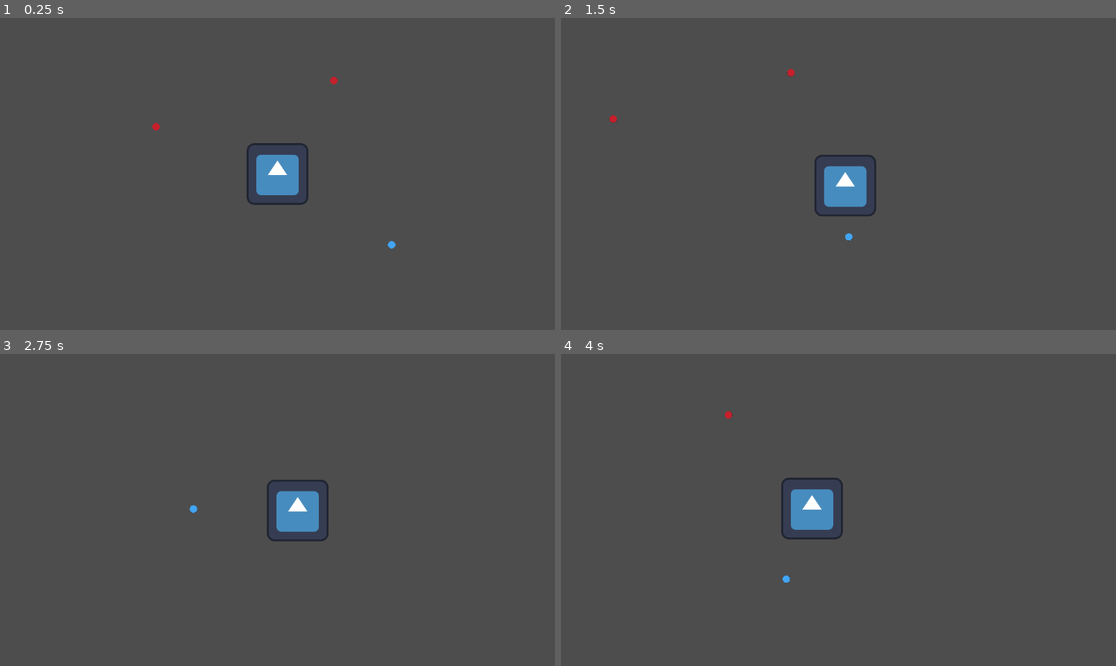
Above: before the commit, frames 1-4 (two rows, left to right).
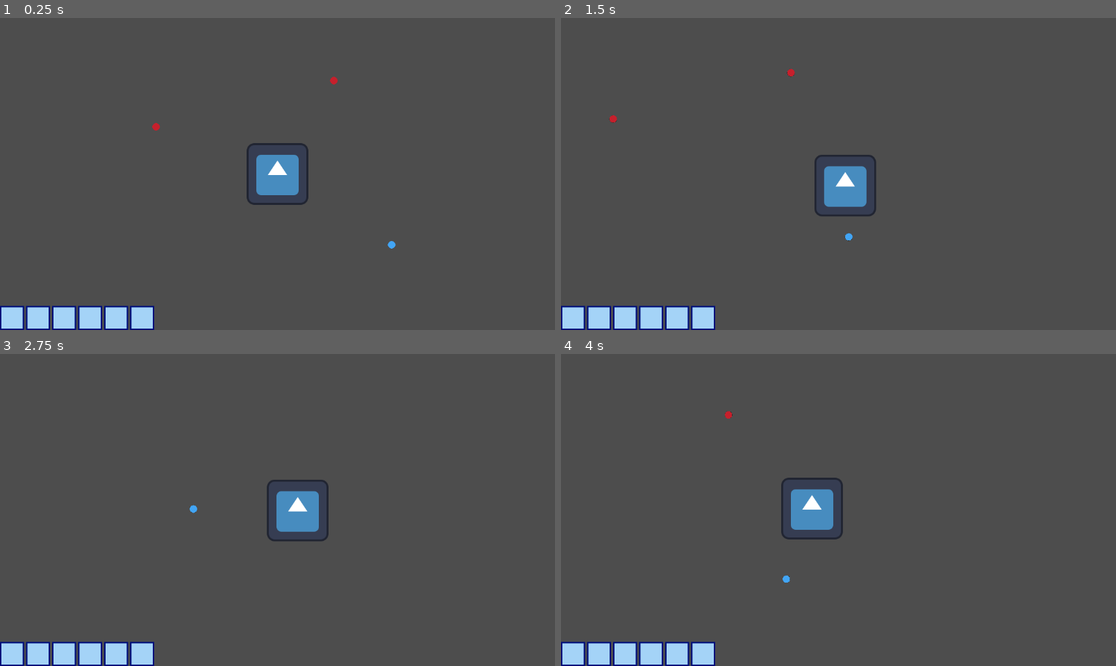
Above: after the commit, the same moments.

Repository: Pkb-Codes/zekome
Game: Godot game, scene res://Dev_sandboxes/dev_bhargav.tscn
The game is run twice, just before and just after one commit, with the same random seed, the same clock (stepped at 60 frames per second) and the same inputs. The engine's default icon, where the game draws it, is replaced by a stand-in: a white triangle on a blue panel in a dark square.
Inputs (mouse positions are in pixels of both pictures, inside the frame that each line leads up to):
- Up to frame 1 (0.25 s): no input
- Up to frame 2 (1.5 s): tap Enter at 0.5 s; move the mouse to (960, 158) at 0.52 s; hold Right (ui_right) 0.53-1.28 s; tap Space (Dash) at 0.6, 1.35 s; move the mouse to (727, 189) at 1.27 s; hold Down (ui_down) from 1.28 s (still down)
- Up to frame 3 (2.75 s): move the mouse to (333, 441) at 2.02 s; release Down (ui_down) at 2.03 s; hold Right (ui_right) from 2.03 s (still down); tap Space (Dash) at 2.1 s
- Up to frame 4 (4 s): move the mouse to (810, 572) at 2.77 s; release Right (ui_right) at 2.78 s; hold Up (ui_up) 2.78-3.53 s; tap Space (Dash) at 2.85, 3.6 s; move the mouse to (1005, 556) at 3.52 s; hold Left (ui_left) from 3.53 s (still down)

The runs differ from the first frame. In frame 1, 2.0% of the frame differs, in the area x 0-28%, y 92-100%; in frame 2, 2.0%; in frame 3, 2.0%; in frame 4, 2.0%.

Commit message:
buggy commit
hotbar #1

Diff:
--- a/Dev_sandboxes/dev_bhargav.tscn
+++ b/Dev_sandboxes/dev_bhargav.tscn
@@ -5,6 +5,7 @@
 [ext_resource type="Texture2D" uid="uid://c66xlpye6qnmi" path="res://sprites/blue_circle.png" id="3_rfv72"]
 [ext_resource type="PackedScene" uid="uid://d4drpj2q5b4j0" path="res://scenes/inventory_ui.tscn" id="4_j4r4q"]
 [ext_resource type="PackedScene" uid="uid://begq6fhebah0v" path="res://scenes/player.tscn" id="4_n6apj"]
+[ext_resource type="PackedScene" uid="uid://dis5mvgbi7020" path="res://scenes/player_hud.tscn" id="6_tb7c8"]
 
 [node name="Dev_Bhargav" type="Node" unique_id=137256716]
 
@@ -30,3 +31,5 @@
 position = Vector2(471, 224)
 
 [node name="Inventory_UI" parent="." unique_id=1900014633 instance=ExtResource("4_j4r4q")]
+
+[node name="Player_HUD" parent="." unique_id=1192228224 instance=ExtResource("6_tb7c8")]
--- /dev/null
+++ b/scenes/hotbar_slot.tscn
@@ -0,0 +1,59 @@
+[gd_scene format=3 uid="uid://b35aw0ryhfl6r"]
+
+[ext_resource type="Script" uid="uid://culs4mfwv7283" path="res://scripts/hotbar_slot.gd" id="1_ea3t7"]
+[ext_resource type="Texture2D" uid="uid://c66xlpye6qnmi" path="res://sprites/blue_circle.png" id="2_sheke"]
+
+[sub_resource type="LabelSettings" id="LabelSettings_ga6ek"]
+font_size = 32
+
+[node name="hotbar_slot" type="Control" unique_id=1302021667]
+custom_minimum_size = Vector2(50, 50)
+layout_mode = 3
+anchors_preset = 0
+offset_right = 50.0
+offset_bottom = 50.0
+script = ExtResource("1_ea3t7")
+
+[node name="OuterBorder" type="ColorRect" parent="." unique_id=1381295378]
+layout_mode = 1
+anchors_preset = 15
+anchor_right = 1.0
+anchor_bottom = 1.0
+grow_horizontal = 2
+grow_vertical = 2
+color = Color(0, 0.05882353, 0.48235294, 1)
+
+[node name="InnerBorder" type="ColorRect" parent="." unique_id=1585150284]
+layout_mode = 1
+anchors_preset = 8
+anchor_left = 0.5
+anchor_top = 0.5
+anchor_right = 0.5
+anchor_bottom = 0.5
+offset_left = -22.0
+offset_top = -22.0
+offset_right = 22.0
+offset_bottom = 22.0
+grow_horizontal = 2
+grow_vertical = 2
+color = Color(0.6431373, 0.827451, 0.96862745, 1)
+
+[node name="slot_key" type="Label" parent="InnerBorder" unique_id=1365354855]
+layout_mode = 1
+anchors_preset = 1
+anchor_left = 1.0
+anchor_right = 1.0
+offset_left = -4.0
+offset_top = -39.0
+offset_right = 23.0
+offset_bottom = 6.0
+grow_horizontal = 0
+text = "1"
+label_settings = SubResource("LabelSettings_ga6ek")
+horizontal_alignment = 1
+
+[node name="ItemIcon" type="Sprite2D" parent="InnerBorder" unique_id=699292499]
+scale = Vector2(0.32, 0.32)
+texture = ExtResource("2_sheke")
+centered = false
+offset = Vector2(20, 20)
--- a/scenes/main.tscn
+++ b/scenes/main.tscn
@@ -1,18 +1,3 @@
 [gd_scene format=3 uid="uid://bbfnkw7ocdjeq"]
 
-[ext_resource type="PackedScene" uid="uid://begq6fhebah0v" path="res://scenes/player.tscn" id="1_0wfyh"]
-[ext_resource type="Texture2D" uid="uid://bfwe834v0dt4n" path="res://sprites/icon.svg" id="1_sugp2"]
-[ext_resource type="PackedScene" uid="uid://co4tj0a5kgmfu" path="res://scenes/armadillo.tscn" id="2_sugp2"]
-
 [node name="Main" type="Node" unique_id=833138372]
-
-[node name="Sprite2D2" type="Sprite2D" parent="." unique_id=1892422530]
-position = Vector2(765, 358)
-scale = Vector2(23.265625, 19.976563)
-texture = ExtResource("1_sugp2")
-
-[node name="player" parent="." unique_id=56953062 instance=ExtResource("1_0wfyh")]
-position = Vector2(191, 191)
-
-[node name="Armadillo" parent="." unique_id=635133144 instance=ExtResource("2_sugp2")]
-position = Vector2(596, 179)
--- /dev/null
+++ b/scenes/player_hud.tscn
@@ -0,0 +1,24 @@
+[gd_scene format=3 uid="uid://dis5mvgbi7020"]
+
+[ext_resource type="Script" uid="uid://dplcpvher4xvh" path="res://scripts/player_hud.gd" id="1_mlvnn"]
+
+[node name="Player_HUD" type="CanvasLayer" unique_id=1192228224]
+script = ExtResource("1_mlvnn")
+
+[node name="hotbar" type="Control" parent="." unique_id=301994670]
+layout_mode = 3
+anchors_preset = 15
+anchor_right = 1.0
+anchor_bottom = 1.0
+grow_horizontal = 2
+grow_vertical = 2
+
+[node name="GridContainer" type="GridContainer" parent="hotbar" unique_id=1048476096]
+layout_mode = 1
+anchors_preset = 2
+anchor_top = 1.0
+anchor_bottom = 1.0
+offset_top = -40.0
+offset_right = 694.0
+grow_vertical = 0
+columns = 6
--- a/scripts/global autoloads/Global_inventory.gd
+++ b/scripts/global autoloads/Global_inventory.gd
@@ -10,9 +10,11 @@
 
 # custom signal
 signal inventory_updated
+signal hotbar_updated
 
 #inventory slot reference
 @onready var inventory_slot_scene = preload("res://scenes/inventory_Slot.tscn")
+@onready var hotbar_slot_scene = preload("res://scenes/hotbar_slot.tscn")
 
 
 func _ready():
@@ -45,13 +47,14 @@
 func add_item_hotbar(item, slot):
 	if hotbar[slot] == null:
 		hotbar[slot] = item
-		inventory_updated.emit()
-		return true
+		hotbar_updated.emit()
+		remove_item(item)
 	else:
-		#switch item in hotbar slot with this item
-		return false
-	return false
+		#add_item(hotbar[slot])
+		#hotbar[slot] = item
+		#hotbar_updated.emit()
+		pass
 
 func remove_item_hotbar(item):
-	#add this item back to inventory
+	#add this item back to inventory and remove it from hotbar
 	pass
--- /dev/null
+++ b/scripts/hotbar_slot.gd
@@ -0,0 +1,16 @@
+extends Control
+
+@onready var icon = $InnerBorder/ItemIcon
+@onready var quantity_label = $InnerBorder/slot_key
+#slot item
+var item = null
+
+#instantiating functions
+func set_empty():
+	icon.texture = null
+	quantity_label.text = ""
+
+func set_item(new_item):
+	item = new_item
+	icon.texture = new_item["texture"]
+	quantity_label.text = str(new_item["quantity"])
--- a/scripts/inventory_scripts/inventory_item.gd
+++ b/scripts/inventory_scripts/inventory_item.gd
@@ -14,7 +14,7 @@
 func _ready() -> void:
 	icon_sprite.texture = item_texture
 
-func _process(delta: float):
+func _process(_delta: float):
 	if player_in_range and Input.is_action_just_pressed("inventory_add"):
 		pickup_item()
 
--- a/scripts/inventory_scripts/inventory_slot.gd
+++ b/scripts/inventory_scripts/inventory_slot.gd
@@ -42,22 +42,28 @@
 
 #equip buttons interaction
 func _on_button_1_pressed() -> void:
-	pass # Replace with function body.
+	if item != null:
+		Global_Inventory.add_item_hotbar(item, 0)
 
 func _on_button_2_pressed() -> void:
-	pass # Replace with function body.
+	if item != null:
+		Global_Inventory.add_item_hotbar(item, 1)
 
 func _on_button_3_pressed() -> void:
-	pass # Replace with function body.
+	if item != null:
+		Global_Inventory.add_item_hotbar(item, 2)
 
 func _on_button_4_pressed() -> void:
-	pass # Replace with function body.
+	if item != null:
+		Global_Inventory.add_item_hotbar(item, 3)
 
 func _on_button_5_pressed() -> void:
-	pass # Replace with function body.
+	if item != null:
+		Global_Inventory.add_item_hotbar(item, 4)
 
 func _on_button_6_pressed() -> void:
-	pass # Replace with function body.
+	if item != null:
+		Global_Inventory.add_item_hotbar(item, 5)
 
 
 #instantiating functions
--- a/scripts/inventory_scripts/inventory_ui.gd
+++ b/scripts/inventory_scripts/inventory_ui.gd
@@ -1,4 +1,5 @@
 extends CanvasLayer
+
 @onready var inventory_ui = $"."
 @onready var grid_container = $ColorRect/Inventory_UI/GridContainer
 
--- /dev/null
+++ b/scripts/player_hud.gd
@@ -0,0 +1,31 @@
+extends CanvasLayer
+
+
+@onready var hud = $"."
+#update path accordingly later
+@onready var hotbar_grid = $hotbar/GridContainer
+
+func _ready() -> void:
+	Global_Inventory.hotbar_updated.connect(_on_hotbar_updated)
+	_on_hotbar_updated()
+
+func _input(event):
+	if event.is_action_pressed("ui_inventory"):
+		hud.visible = !hud.visible
+
+func _on_hotbar_updated():
+	clear_grid()
+	#repopulate the items in the hotbar
+	for item in Global_Inventory.hotbar:
+		var slot = Global_Inventory.hotbar_slot_scene.instantiate()
+		hotbar_grid.add_child(slot)
+		if item != null:
+			slot.set_item(item)
+		else:
+			slot.set_empty()
+
+func clear_grid():
+	while hotbar_grid.get_child_count() > 0:
+		var child = hotbar_grid.get_child(0)
+		hotbar_grid.remove_child(child)
+		child.queue_free()
--- a/scripts/player_states/player_idle_state.gd
+++ b/scripts/player_states/player_idle_state.gd
@@ -3,7 +3,7 @@
 func enter():
 	player.velocity = Vector2.ZERO
 
-func physics_update(delta):
+func physics_update(_delta):
 	var direction = get_input_direction()
 
 	if direction != Vector2.ZERO:
--- a/scripts/player_states/player_move_state.gd
+++ b/scripts/player_states/player_move_state.gd
@@ -5,7 +5,7 @@
 func enter():
 	pass
 
-func physics_update(delta):
+func physics_update(_delta):
 	var direction = get_input_direction()
 	if direction == Vector2.ZERO:
 		state_machine.change_state("IdleState")
--- a/scripts/player_states/player_state.gd
+++ b/scripts/player_states/player_state.gd
@@ -6,5 +6,5 @@
 func exit():
 	pass
 
-func physics_update(delta):
+func physics_update(_delta):
 	pass
Not shown, added: scripts/hotbar_slot.gd.uid
Not shown, added: scripts/player_hud.gd.uid
